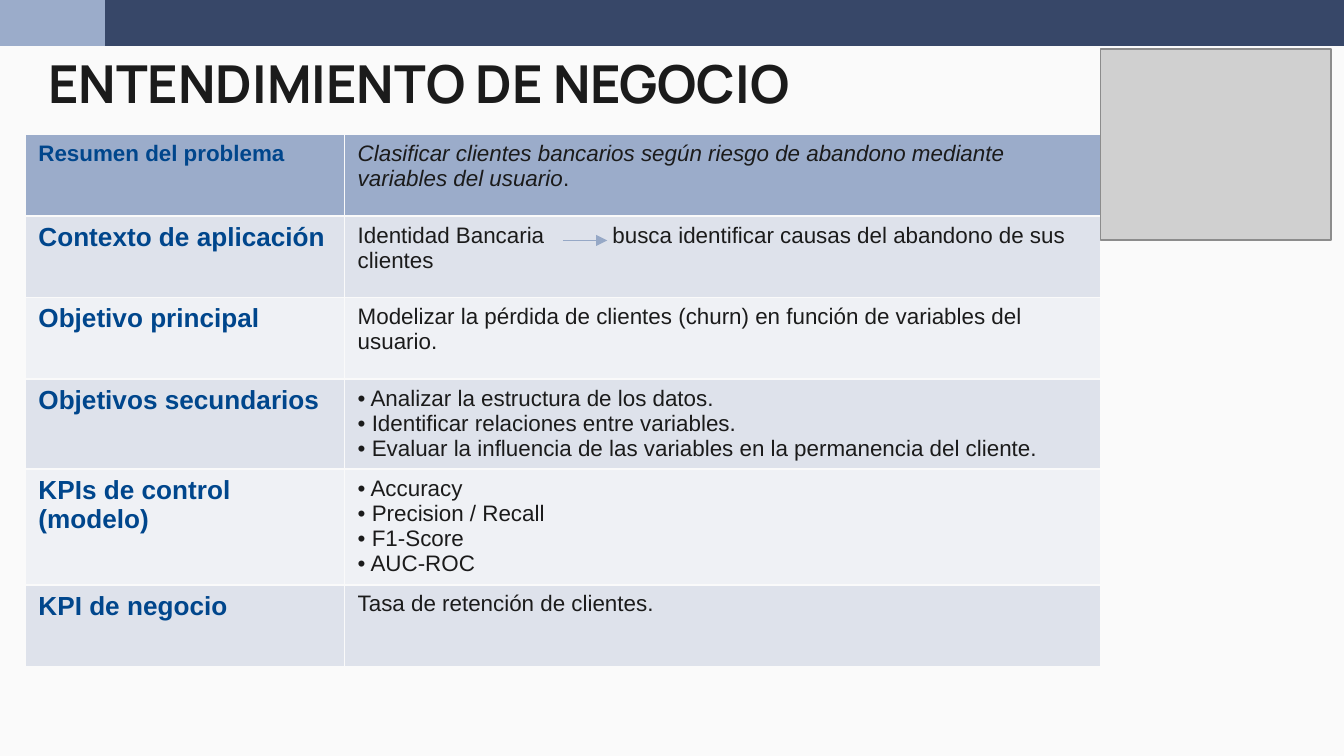
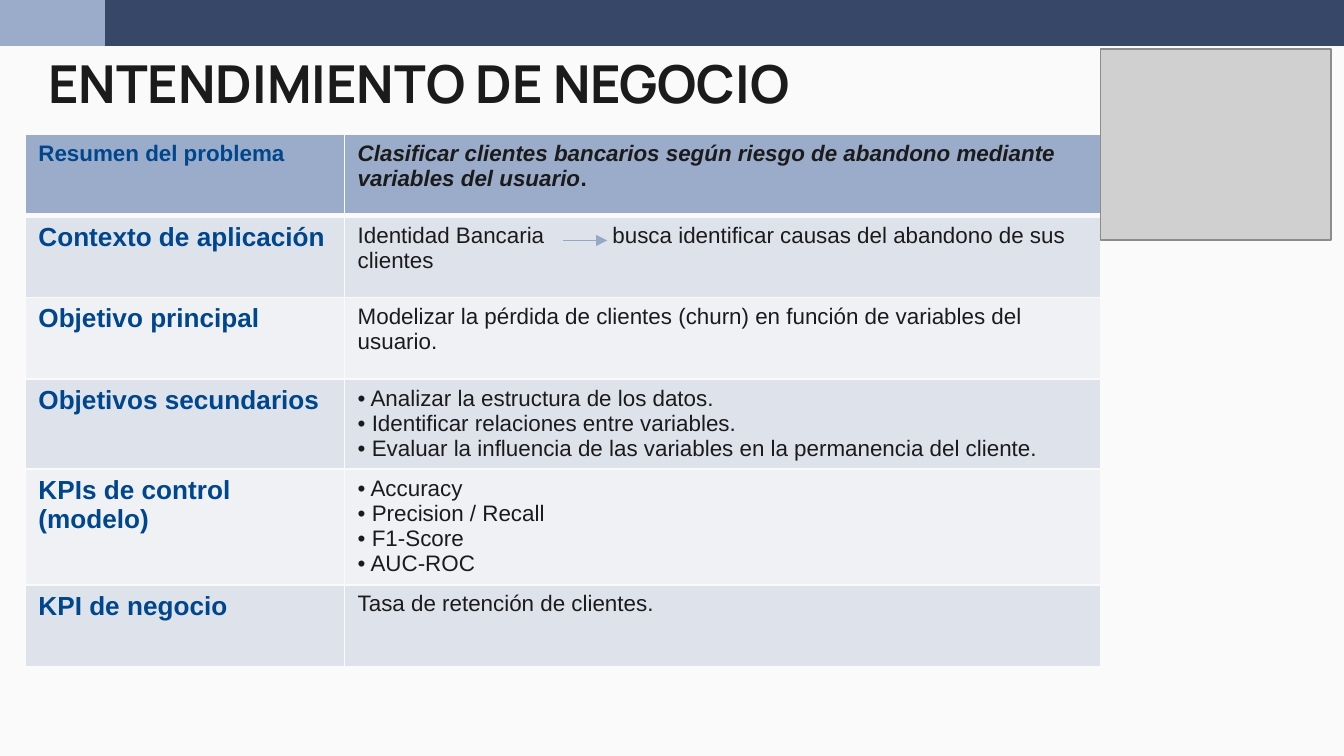
Before and after one commit to wen2111/Mineria, a slide deck: slide 2 of Entrega_2/00.REPORTE/Reporte_Grupo5.pptx. Drawn at 1344x756 pixels with LibreOffice and Linux fonts; fonts in the diff are those of the drawing; grey boxes stand for pictures. Boxes give left, top, right and bottom in pixels: in the first picture for what was removed or moved away, otherwise in the second. Text is boxed around its words. In the diff, an @@ line names an element or a change of style, - is before the commit and + after.

```diff
--- a/Entrega_2/00.REPORTE/Reporte_Grupo5.pptx
+++ b/Entrega_2/00.REPORTE/Reporte_Grupo5.pptx
@@ table at (26, 134, 1102, 676) @@
@@ bold on in "Clasificar clientes bancarios según riesgo de abandono ..." @@
```
Also in this commit, not shown: 2 other slides changed.
